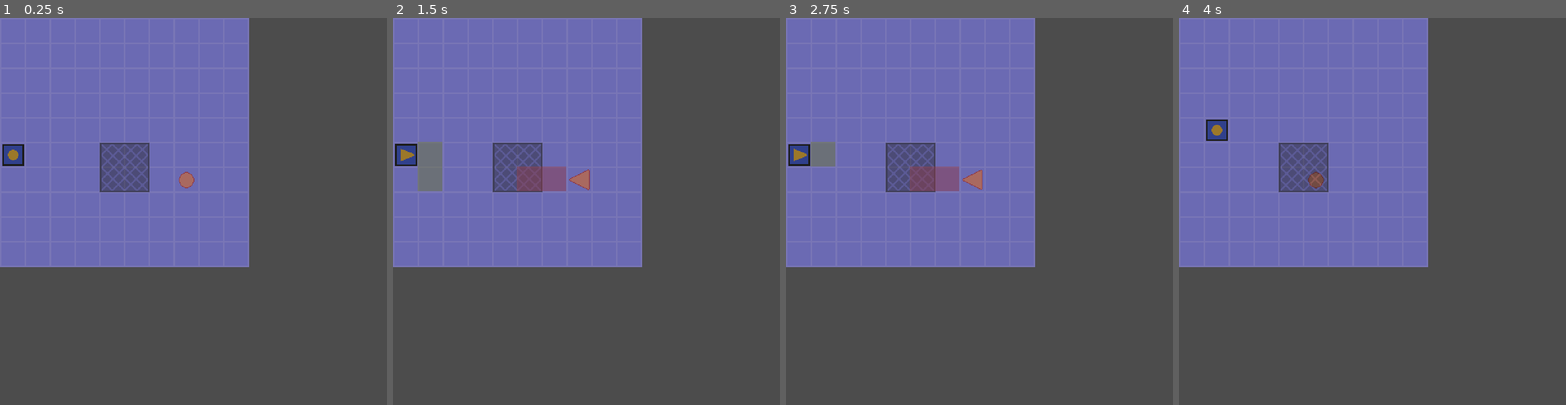
Above: before the commit, frames 1-4 (left to right).
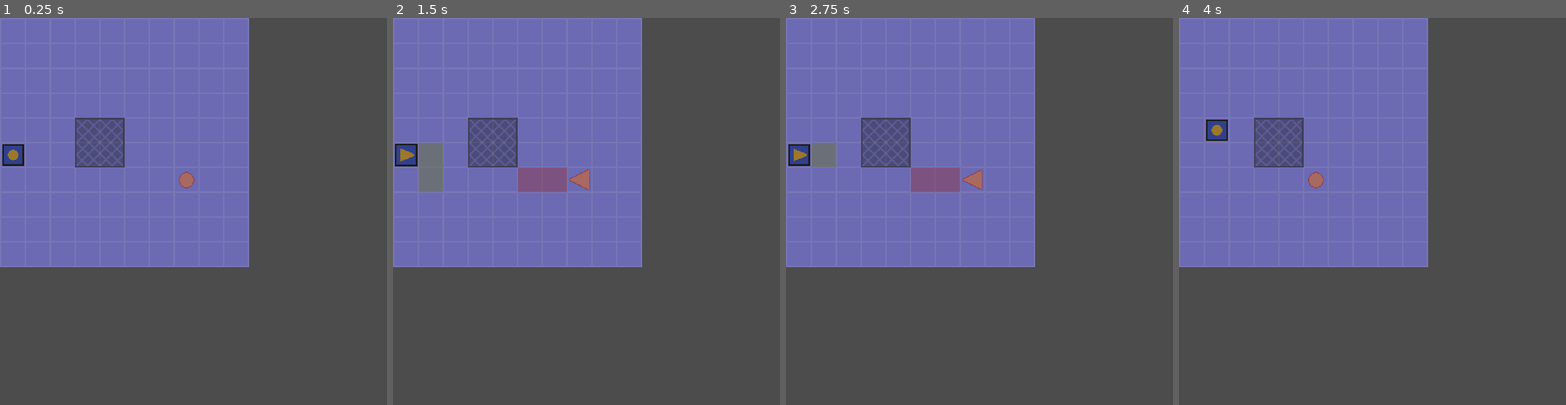
Above: after the commit, the same moments.

Repository: nolenroyalty/Click-Click-Trick
Game: Godot game, scene res://battlefield/Battlefield.tscn
The game is run twice, just before and just after one commit, with the same random seed, the same clock (stepped at 60 frames per second) and the same inputs. The project has no main scene, so this scene is started directly.
Inputs:
- Up to frame 1 (0.25 s): no input
- Up to frame 2 (1.5 s): tap Enter at 0.5 s; hold D (player_right) 0.53-1.28 s; hold S (player_down) from 1.28 s (still down)
- Up to frame 3 (2.75 s): tap Space (player_cancel) at 2 s; release S (player_down) at 2.03 s; hold D (player_right) from 2.03 s (still down)
- Up to frame 4 (4 s): tap Enter at 2.75 s; release D (player_right) at 2.78 s; hold W (player_up) 2.78-3.53 s; hold A (player_left) from 3.53 s (still down)

The runs differ from the first frame. In frame 1, 2.7% of the frame differs, in the area x 19-39%, y 25-45%; in frame 2, 2.7%, in the area x 0-51%, y 25-45%; in frame 3, 2.7%; in frame 4, 2.7%.

Commit message:
nicer sounds, hook up traps

Diff:
--- a/battlefield/Battlefield.gd
+++ b/battlefield/Battlefield.gd
@@ -12,6 +12,7 @@
 var state = S.WAIT
 var width = 0
 var height = 0
+var dead_enemies = {}
 
 func get_beat():
 	return _beats()[beat_count]
@@ -33,7 +34,7 @@
 
 	match beat:
 		U.BEAT.NOOP:
-			# Remove dead enemies
+			clear_dead_enemies()
 			# Maybe reset music if it's way off?
 			pass
 		U.BEAT.SHOW: pass
@@ -56,12 +57,13 @@
 	var moves = player.get_moves()
 	move(player, moves)
 
-func _process(_delta):
-	match state:
-		S.WAIT:
-			pass
-		S.TICKING:
-			pass
+func clear_dead_enemies():
+	for enemy in dead_enemies:
+		enemy.die()
+	dead_enemies = {}
+
+func handle_enemy_died(enemy):
+	dead_enemies[enemy] = true
 
 func move_enemies():
 	for enemy in get_enemies():
@@ -74,6 +76,7 @@
 func init_enemies():
 	for enemy in get_enemies():
 		enemy.init(player)
+		enemy.connect("died", self, "handle_enemy_died", [enemy])
 
 func tick_traps(beat):
 	for trap in get_traps():
@@ -98,31 +101,32 @@
 	var total_time = U.beat_time / 2
 	var each_move_time = total_time / len(moves)
 	var pos = U.pos_(node)
-	# var final_pos
-
 	var t = Tween.new()
 	add_child(t)
 
+	var i = 0
 	for move in moves:
+		if node in dead_enemies:
+			break
 		var new_pos = pos + U.d(move)
 		var clamped = new_pos
 		clamped.x = clamp(new_pos.x, 0, width - 1)
 		clamped.y = clamp(new_pos.y, 0, height - 1)
-		# Add a rotation animation here?
-		# final_pos = clamped
 
 		var move_to = clamped * C.CELL_SIZE + C.GRID_OFFSET
 		t.interpolate_property(node, "position", null, move_to, each_move_time, Tween.TRANS_LINEAR, Tween.EASE_IN_OUT)
+		i += 1
+		if i < len(moves):
+			var next_move = moves[i]
+			var target_rotation = U.rotation(next_move)
+			if move == U.D.UP and next_move == U.D.LEFT:
+				target_rotation = -90
+			t.interpolate_property(node.sprite, "rotation_degrees", null, target_rotation, each_move_time, Tween.TRANS_LINEAR, Tween.EASE_IN_OUT)
 		t.start()
-		yield(t, "tween_completed")
+		yield(t, "tween_all_completed")
 		pos = new_pos
 
-	node.position = pos * C.CELL_SIZE + C.GRID_OFFSET
-
 	t.call_deferred("queue_free")
-	# node.position = clamped * C.CELL_SIZE + C.GRID_OFFSET
-	# if clamped != new_pos: return false
-	# else: return true
 
 func get_enemies():
 	var e = []
--- a/battlefield/Battlefield.tscn
+++ b/battlefield/Battlefield.tscn
@@ -20,4 +20,4 @@
 position = Vector2( 225, 193 )
 
 [node name="Zone" parent="." instance=ExtResource( 5 )]
-position = Vector2( 129, 161 )
+position = Vector2( 97, 129 )
--- a/effects/PulseTween.gd
+++ b/effects/PulseTween.gd
@@ -6,13 +6,12 @@
 func interp(time, start, end):
 	var _ignore = interpolate_property(sprite, "scale", start, end, time, TRANS_QUAD, EASE_OUT)
 
-func pulse():
+func pulse(amount = U.v(1.1, 1.1)):
 	# I don't quite understand why, but this doesn't look right if we divide time by 2.0 as you'd expect.
 	# My bet is that there's a race and we call pulse a frame too early or late, so we're still in the
 	# last frame of the prior animation when we call our next pulse. Or something. The behavior does
 	# change if we don't provide "null" and instead provide 1, 1 or amount. Anyway, it's not a huge deal
 	# and pulsing like this kinda looks nicer anyway so I'm not going to worry about it.
-	var amount = U.v(1.1, 1.1)
 	var time = U.beat_time / 3.0
 	interp(time, null, amount)
 	var _ignore = start()
--- a/enemies/SimpleEnemy.gd
+++ b/enemies/SimpleEnemy.gd
@@ -47,7 +47,20 @@
 				d.y += 1
 	return next_moves
 
+func die():
+	# Sound effect?
+	var t = Tween.new()
+	var init = Color(1, 1, 1, 1)
+	var final = Color(1, 1, 1, 0)
+	t.interpolate_property(sprite, "modulate", init, final, U.beat_time / 2.0, Tween.TRANS_QUAD, Tween.EASE_IN)
+	add_child(t)
+	t.start()
+	yield(t, "tween_completed")
+	self.call_deferred("queue_free")
+	# t.connect("tween_completed", self, "queue_free")
+
 func tick(beat):
+	if dead: return
 	match beat:
 		U.BEAT.NOOP:
 			orient_for_first_move()
--- a/globals/Utilities.gd
+++ b/globals/Utilities.gd
@@ -19,6 +19,14 @@
 		D.LEFT: return v(-1, 0)
 		D.RIGHT: return v(1, 0)
 
+func rotation(d):
+	match d:
+		D.NONE: return 0
+		D.UP: return 0
+		D.DOWN: return 180
+		D.LEFT: return 270
+		D.RIGHT: return 90
+
 func pos_(node):
 	# Account for the fact that our proper grid starts at 1, 1
 	var p = node.position - C.GRID_OFFSET
--- a/moveables/Moveable.gd
+++ b/moveables/Moveable.gd
@@ -1,6 +1,8 @@
 extends Node2D
 
 class_name Moveable
+
+signal died
 
 var PathingSquare = preload("res://effects/PathingSquare.tscn")
 onready var sprite = $Sprite
@@ -9,32 +11,35 @@
 
 var moves = []
 var current_pathing_squares = []
+var health = 1
+var dead = false
 
 func get_pathing_color():
 	# SUrely there's a better way to do this
 	return pathing_square_instance_for_stupid_hack.COLOR.ENEMY
+
+func set_frame_for_move(move):
+	var frame = 0
+	match move:
+		U.D.NONE: frame = 0
+		U.D.UP: frame = 1
+		U.D.DOWN: frame = 1
+		U.D.LEFT: frame = 1
+		U.D.RIGHT: frame = 1
+	sprite.frame = frame
+
+func set_rotation_for_move(move, amount=1):
+	var rotation = U.rotation(move)
+	rotation *= amount
+	sprite.rotation_degrees = rotation
 
 func orient_for_first_move():
 	var first_move
 	if len(moves) == 0: first_move = U.D.NONE
 	else: first_move = moves[0]
 
-	match first_move:
-		U.D.NONE:
-			sprite.frame = 0
-			sprite.rotation_degrees = 0
-		U.D.UP:
-			sprite.frame = 1
-			sprite.rotation_degrees = 0
-		U.D.DOWN:
-			sprite.frame = 1
-			sprite.rotation_degrees = 180
-		U.D.LEFT:
-			sprite.frame = 1
-			sprite.rotation_degrees = -90
-		U.D.RIGHT:
-			sprite.frame = 1
-			sprite.rotation_degrees = 90
+	set_frame_for_move(first_move)
+	set_rotation_for_move(first_move)
 
 func clear_pathing():
 	for square in current_pathing_squares:
@@ -53,7 +58,7 @@
 		var d = pos + U.d(move)
 		if U.in_bounds(d):
 			var square = PathingSquare.instance()
-			square.position = d * C.CELL_SIZE
+			square.position = d * C.CELL_SIZE + C.GRID_OFFSET
 			get_parent().add_child(square)
 			var color = get_pathing_color()
 			square.set_color(color)
@@ -64,4 +69,18 @@
 	return moves
 
 func pulse():
-	pulse_tween.pulse()
+	pulse_tween.pulse(U.v(1.2, 1.2))
+
+
+
+func emit_died():
+	print("I died! %s" % [ self ])
+	dead = true
+	emit_signal("died")
+
+func damage():
+	pulse()
+	if health > 0:
+		health -= 1
+	if health <= 0:
+		emit_died()
--- a/player/Player.gd
+++ b/player/Player.gd
@@ -1,8 +1,13 @@
 extends Moveable
+
+class_name Player
 
 enum S { RECORDING, MOVING }
 
 var state = S.RECORDING
+
+func _ready():
+	health = 2
 
 func add_move(move):
 	match move:
--- a/player/Player.tscn
+++ b/player/Player.tscn
@@ -46,6 +46,8 @@
 "values": [ Vector2( 1, 1 ), Vector2( 1.2, 1.2 ), Vector2( 1, 1 ) ]
 }
 
+[sub_resource type="CircleShape2D" id=3]
+
 [node name="Player" type="Node2D"]
 script = ExtResource( 2 )
 
@@ -60,3 +62,10 @@
 anims/pulse = SubResource( 2 )
 
 [node name="PulseTween" parent="." instance=ExtResource( 3 )]
+
+[node name="Area2D" type="Area2D" parent="."]
+collision_mask = 0
+
+[node name="CollisionShape2D" type="CollisionShape2D" parent="Area2D"]
+position = Vector2( 16, 16 )
+shape = SubResource( 3 )
--- a/project.godot
+++ b/project.godot
@@ -13,9 +13,15 @@
 "class": "Moveable",
 "language": "GDScript",
 "path": "res://moveables/Moveable.gd"
+}, {
+"base": "Moveable",
+"class": "Player",
+"language": "GDScript",
+"path": "res://player/Player.gd"
 } ]
 _global_script_class_icons={
-"Moveable": ""
+"Moveable": "",
+"Player": ""
 }
 
 [application]
--- a/traps/Zone.gd
+++ b/traps/Zone.gd
@@ -3,40 +3,43 @@
 onready var audio = $AudioStreamPlayer2D
 onready var pulse_tween = $PulseTween
 
-var present_enemies = {}
-var sound_success = preload("res://sounds/success-1.wav")
-var sound_fail = preload("res://sounds/fail-1.wav")
+var sound_success = preload("res://sounds/success-2.wav")
+var sound_fail = preload("res://sounds/fail-2.wav")
 
-func display_success():
-	audio.stream = sound_success
+# func get_enemy(area):
+# 	var potential_enemy = area.get_parent()
+# 	if potential_enemy.is_in_group("enemy"):
+# 		return potential_enemy
+# 	else:
+# 		print("Potential bug: get_enemy called with something that wasn't an enemy! Area: %s | Parent: %s" % [area, potential_enemy])
+# 		return null
+
+func play_sound_and_pulse(sound):
+	audio.stream = sound
 	audio.play()
 	pulse_tween.pulse()
 
-func get_enemy(area):
-	var potential_enemy = area.get_parent()
-	if potential_enemy.is_in_group("enemy"):
-		return potential_enemy
+func entered(area):
+	var moveable = area.get_parent()
+	if not (moveable is Moveable):
+		print("potential bug: non-moveable detected by zone %s" % [moveable])
+		return
+
+	var sound = null
+	if moveable is Player:
+		sound = sound_fail
+	elif moveable.is_in_group("enemy"):
+		sound = sound_success
 	else:
-		print("Potential bug: get_enemy called with something that wasn't an enemy! Area: %s | Parent: %s" % [area, potential_enemy])
-		return null
+		print("potential bug: moveable was not a player or enemy: %s" % [moveable])
+		return
 
-func enemy_entered(area):
-	var enemy = get_enemy(area)
-	if enemy:
-		display_success()
-		present_enemies[enemy] = true
-
-func enemy_exited(area):
-	var enemy = get_enemy(area)
-	if enemy:
-		if present_enemies.erase(enemy):
-			pass
-		else:
-			print("Enemy %s exited but was not in present_enemies" % [enemy])
+	play_sound_and_pulse(sound)
+	moveable.damage()
 
 func tick(_beat):
 	pass
 
 func _ready():
-	var _ignore = $Area2D.connect("area_entered", self, "enemy_entered")
-	_ignore = $Area2D.connect("area_exited", self, "enemy_exited")
+	var _ignore = $Area2D.connect("area_entered", self, "entered")
+	# _ignore = $Area2D.connect("area_exited", self, "exited")
--- a/traps/Zone.tscn
+++ b/traps/Zone.tscn
@@ -16,7 +16,7 @@
 
 [node name="Area2D" type="Area2D" parent="."]
 collision_layer = 4
-collision_mask = 2
+collision_mask = 3
 
 [node name="CollisionShape2D" type="CollisionShape2D" parent="Area2D"]
 position = Vector2( 32, 32 )
Not shown: 1 places in player/Player.tscn that only renumber resources
Not shown, added: sounds/fail-2.wav.import
Not shown, added: sounds/success-2.wav.import
Not shown, added: sounds/fail-2.wav
Not shown, changed: sounds/success-1.wav
Not shown, added: sounds/success-2.wav
